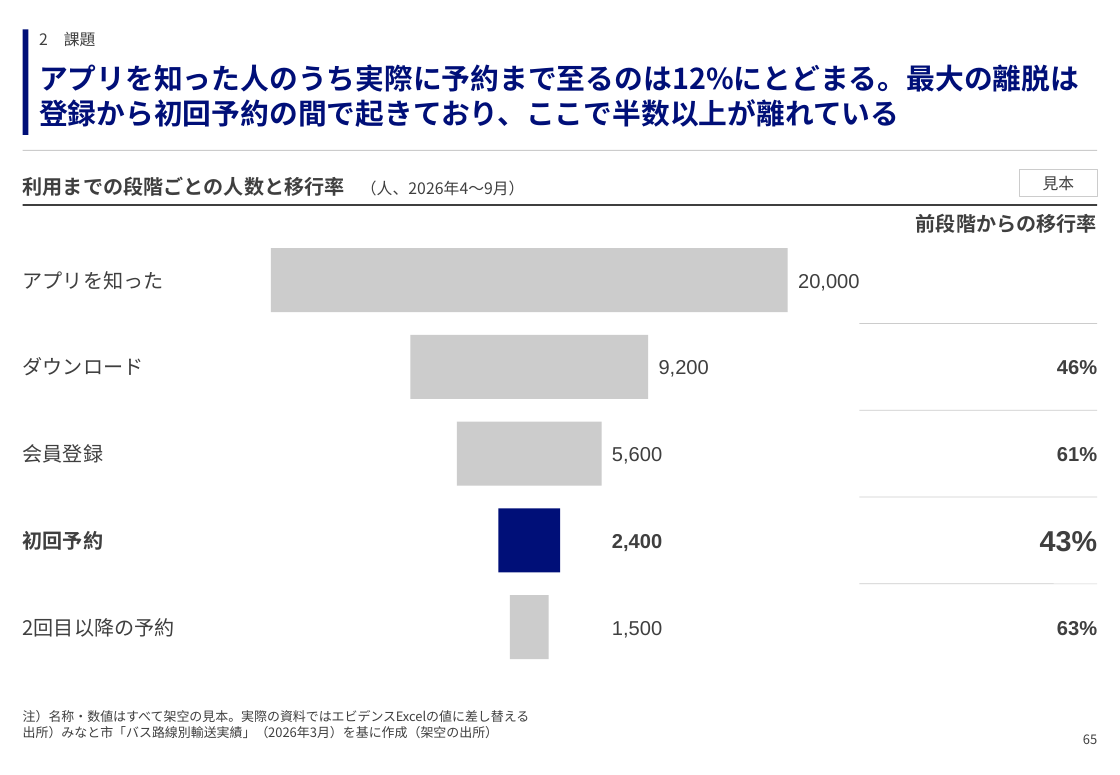
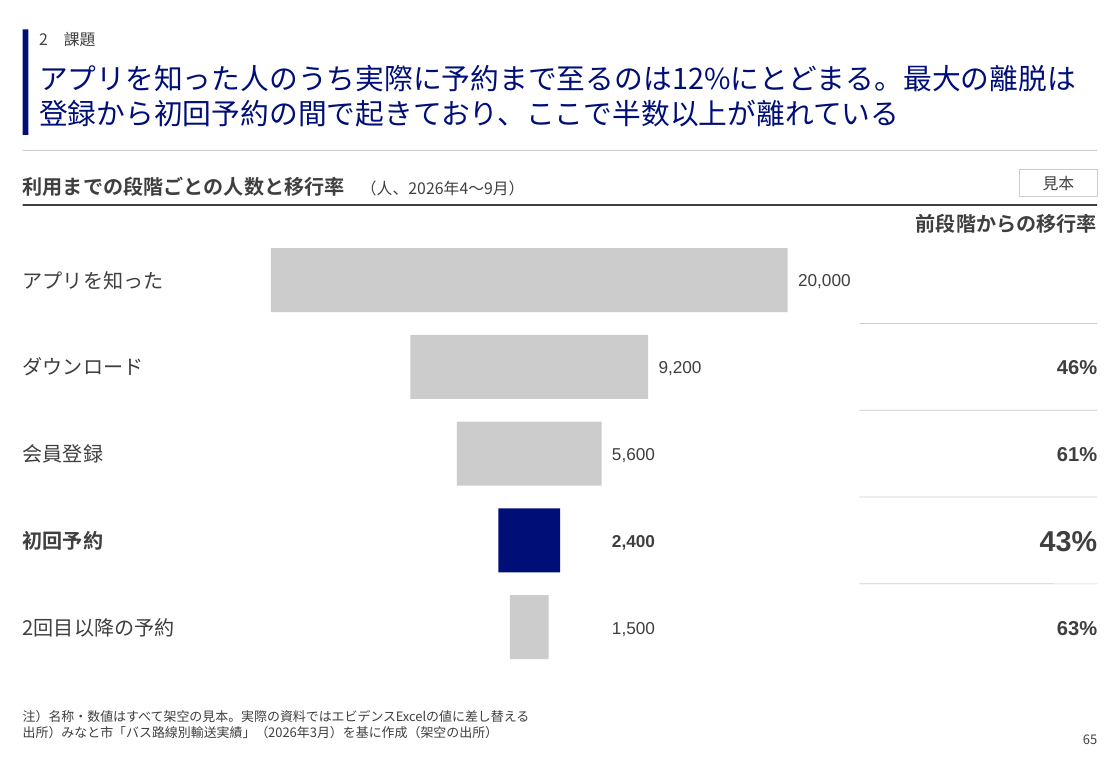
Before and after one commit to GontaHH/slide_builder, a slide deck: slide 65 of patterns/pattern-deck.pptx. Drawn at 1120x775 pixels with LibreOffice and Linux fonts; fonts in the diff are those of the drawing. Boxes give left, top, right and bottom in pixels: in the first picture for what was removed or moved away, otherwise in the second. Text is boxed around its words. In the diff, an @@ line names an element or a change of style, - is before the commit and + after.

```diff
--- a/patterns/pattern-deck.pptx
+++ b/patterns/pattern-deck.pptx
@@ text "アプリを知った人のうち実際に予約まで至るのは12%にとどまる。最大の離脱は登録から初回予約の間で起きており、ここで半数以 ..." at [39, 65, 1076, 127]: bold off @@
@@ size 14 to 12 pt in 5 elements at [798, 274, 851, 288], [659, 361, 702, 375], [612, 448, 655, 462], [612, 535, 655, 550], [612, 622, 655, 636] @@
```
Also in this commit, not shown: 133 other slides changed, 15 other files.
